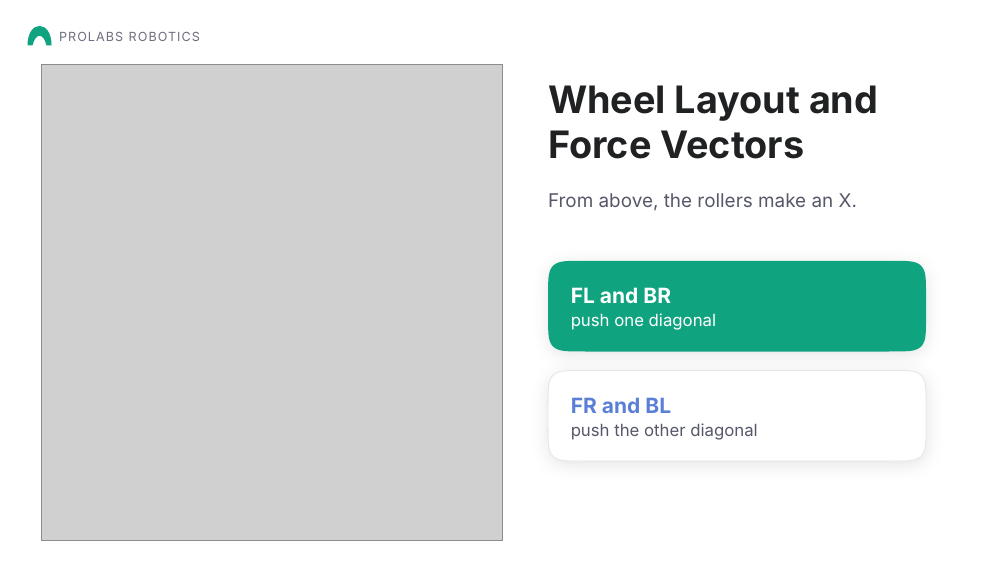
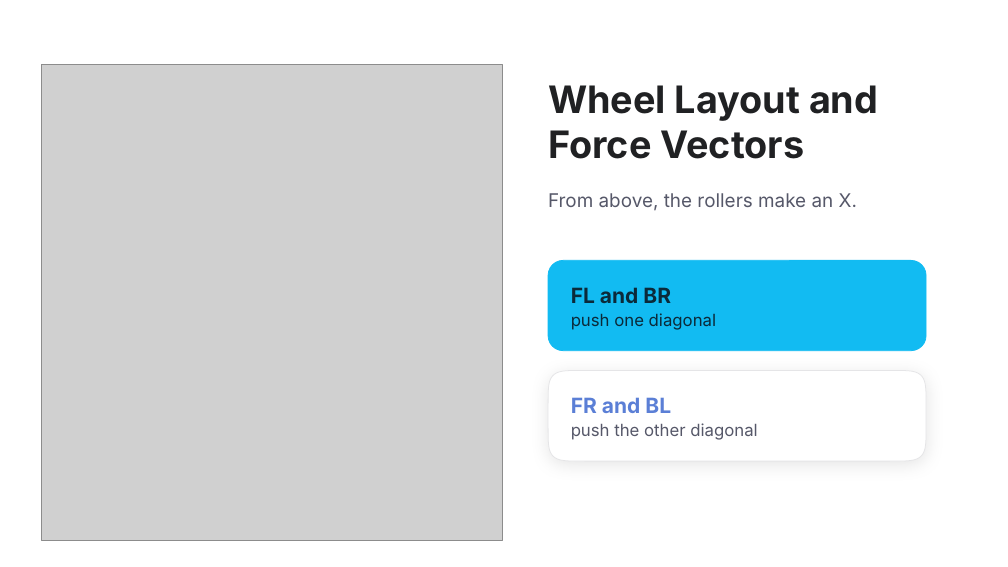
Before and after one commit to Aarav-111/FTC-Bangalore-Resources, a slide deck: slide 12 of 02-Chassis/Mecanum Wheels Presentation.pptx. Drawn at 1008x567 pixels with LibreOffice and Linux fonts; fonts in the diff are those of the drawing; grey boxes stand for pictures; background and template pictures are left out. Boxes give left, top, right and bottom in pixels: in the first picture for what was removed or moved away, otherwise in the second. Text is boxed around its words. In the diff, an @@ line names an element or a change of style, - is before the commit and + after.

Commit message:
Mecanum presentation: tank drive fails 2-3 times, light blue theme, Thank You page with QR codes, remove Prolabs Robotics

```diff
--- a/02-Chassis/Mecanum Wheels Presentation.pptx
+++ b/02-Chassis/Mecanum Wheels Presentation.pptx
@@ freeform shape removed at [27,27,51,45] @@
@@ text removed at [59,32,200,41] @@
-PROLABS ROBOTICS
@@ freeform shape removed at [548,261,926,352] @@
@@ rounded rectangle added at [548,260,926,350], fill #12BBF2, outline #12BBF2 0.75 pt @@
@@ text "FL and BR" at [571,287,716,330]: text colour #FFFFFF to #0B2A3A @@
```
Also in this commit, not shown: 19 other slides changed, 1 slide added, 1 slide removed, 1 other file.
